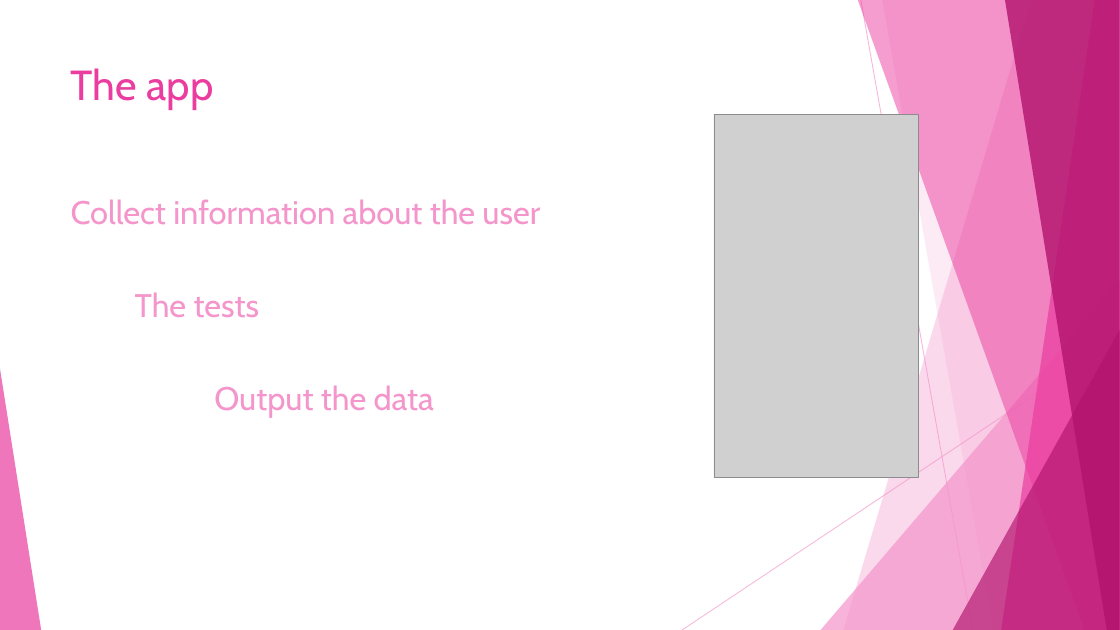
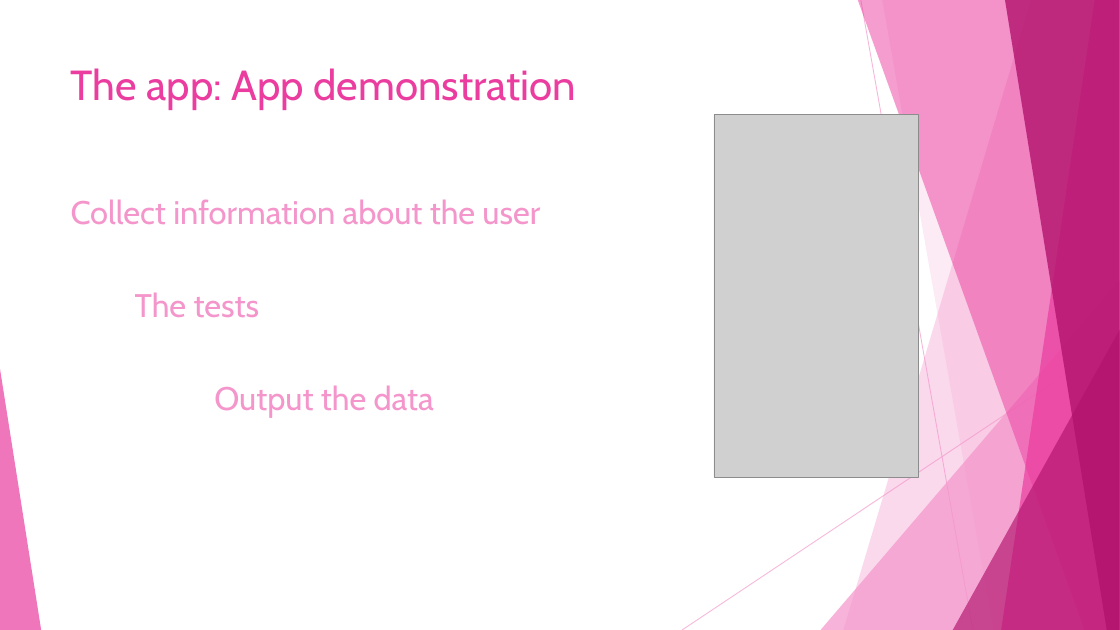
Before and after one commit to JiashuWu/NeuroGraph, a slide deck: slide 16 of Neurograph Project Presentation/Neurograph Presentation Jiashu Wu.pptx (slide 10 before the commit). Drawn at 1120x630 pixels with LibreOffice and Linux fonts; fonts in the diff are those of the drawing; grey boxes stand for pictures. Boxes give left, top, right and bottom in pixels: in the first picture for what was removed or moved away, otherwise in the second. Text is boxed around its words. In the diff, an @@ line names an element or a change of style, - is before the commit and + after.

```diff
--- a/Neurograph Project Presentation/Neurograph Presentation Jiashu Wu.pptx
+++ b/Neurograph Project Presentation/Neurograph Presentation Jiashu Wu.pptx
@@ title at [71,68,575,110]: text changed @@
-The app
+The app: App demonstration
```
Also in this commit, not shown: 8 other slides changed, 7 slides added, 1 other file.
